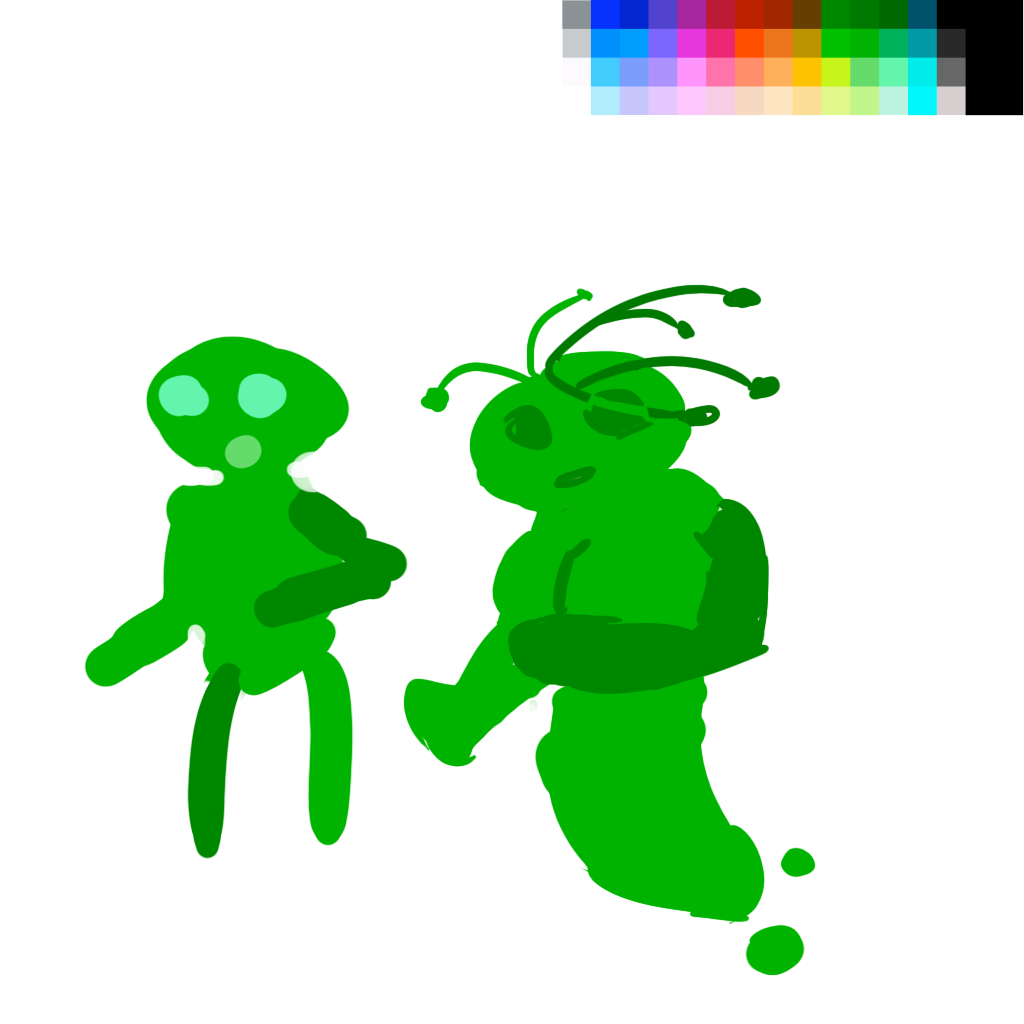
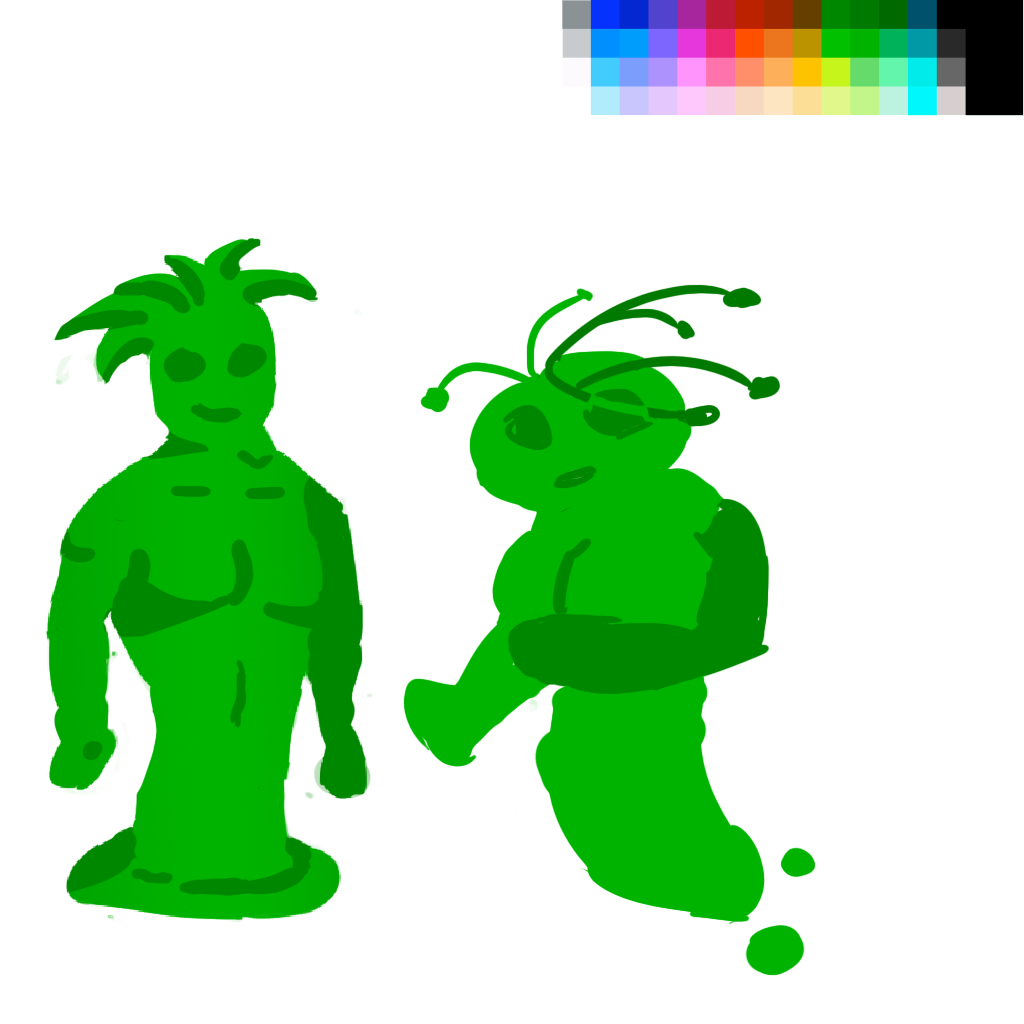
Before/after of a 1024x1024 layered artwork. What changed in the layer stack:
renamed "Layer 5" to "Layer 14", hid it over [403, 552, 408, 576]
painted on "Layer 6" over [403, 552, 408, 576]
added group "Qinu2" (2nd of 3) with 3 layers above "Qinu2" over [45, 237, 408, 922]
added layer "Layer 18" in group "Qinu2" over [45, 237, 397, 922]
added layer "Layer 17" in group "Qinu2" over [45, 237, 408, 922]
added layer "Layer 16" in group "Qinu2" over [45, 237, 373, 922]
hid "Layer 2" over [84, 336, 408, 859]
